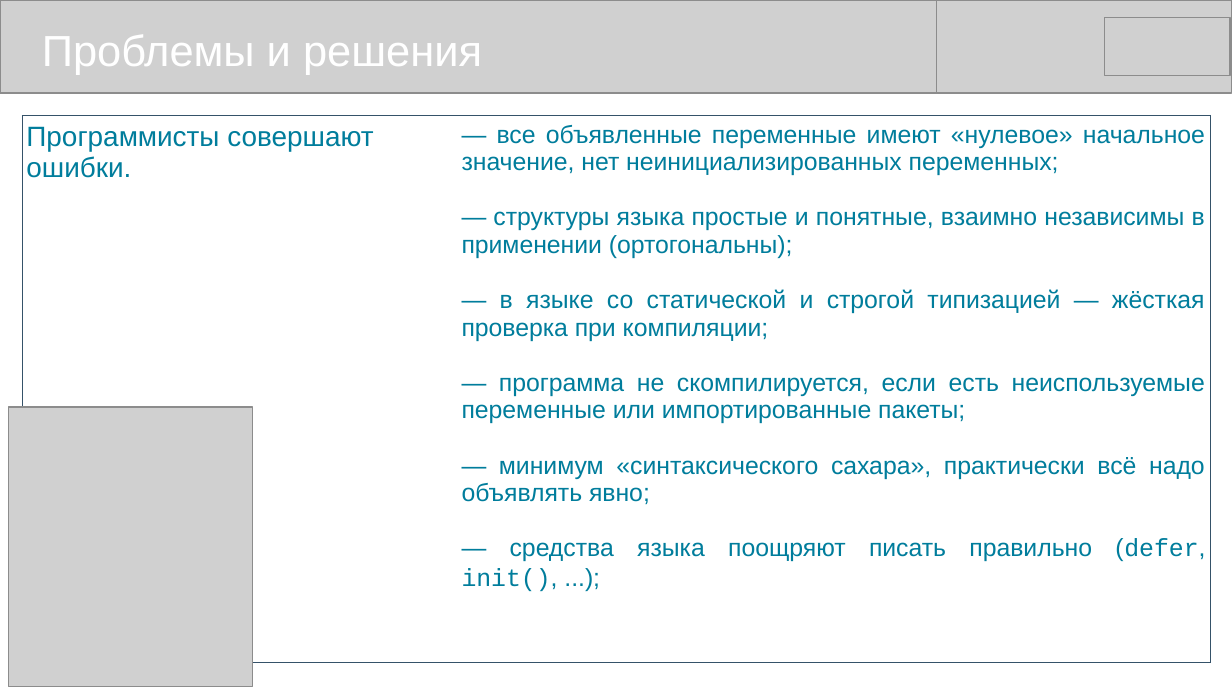
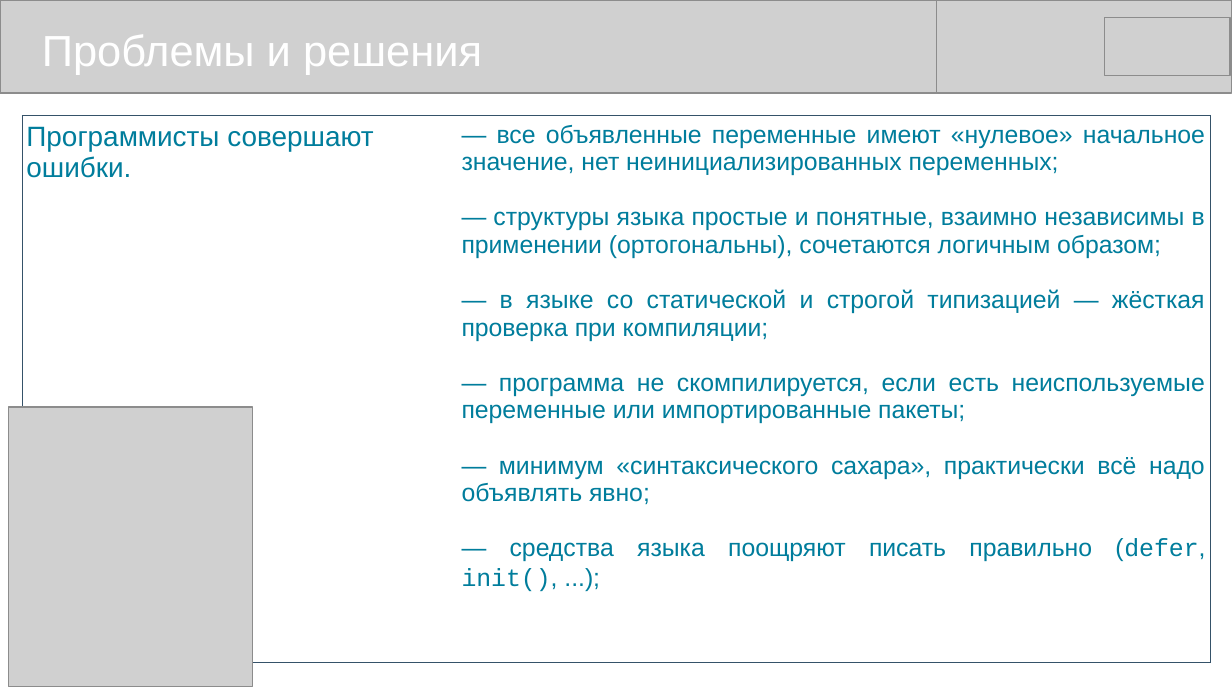
Before and after one commit to mike-shock/Go_language, a slide deck: slide 6 of view/Go_View.odp. Drawn at 1232x693 pixels with LibreOffice and Linux fonts; fonts in the diff are those of the drawing; grey boxes stand for pictures. Boxes give left, top, right and bottom in pixels: in the first picture for what was removed or moved away, otherwise in the second. Text is boxed around its words. In the diff, an @@ line names an element or a change of style, - is before the commit and + after.

```diff
--- a/view/Go_View.odp
+++ b/view/Go_View.odp
@@ table at (22, 115, 1211, 625) @@
-row 1, column 2: — все объявленные переменные имеют «нулевое» начальное значение, нет неинициализированных переменных; / — структуры языка простые и понятные, взаимно независимы в применении (ортогональны); / — в языке со статической и строгой типизацией — жёсткая проверка при компиляции; / — программа не скомпилируется, если есть неиспользуемые переменные или импортированные пакеты; / — минимум «синтаксического сахара», практически всё надо объявлять явно; / — средства языка поощряют писать правильно (defer, init(), ...);
+row 1, column 2: — все объявленные переменные имеют «нулевое» начальное значение, нет неинициализированных переменных; / — структуры языка простые и понятные, взаимно независимы в применении (ортогональны), сочетаются логичным образом; / — в языке со статической и строгой типизацией — жёсткая проверка при компиляции; / — программа не скомпилируется, если есть неиспользуемые переменные или импортированные пакеты; / — минимум «синтаксического сахара», практически всё надо объявлять явно; / — средства языка поощряют писать правильно (defer, init(), ...);
```
Also in this commit, not shown: 10 other slides changed.
